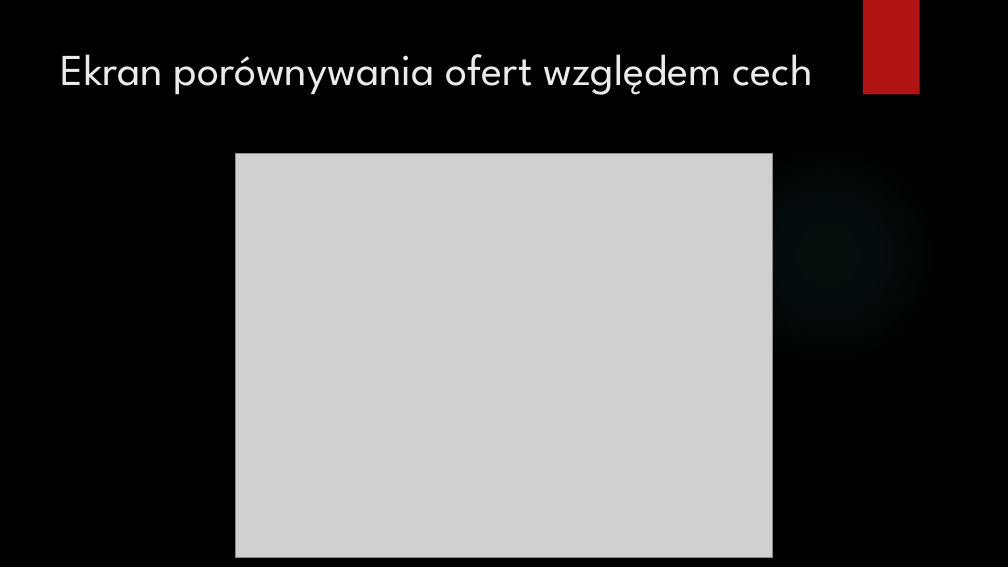
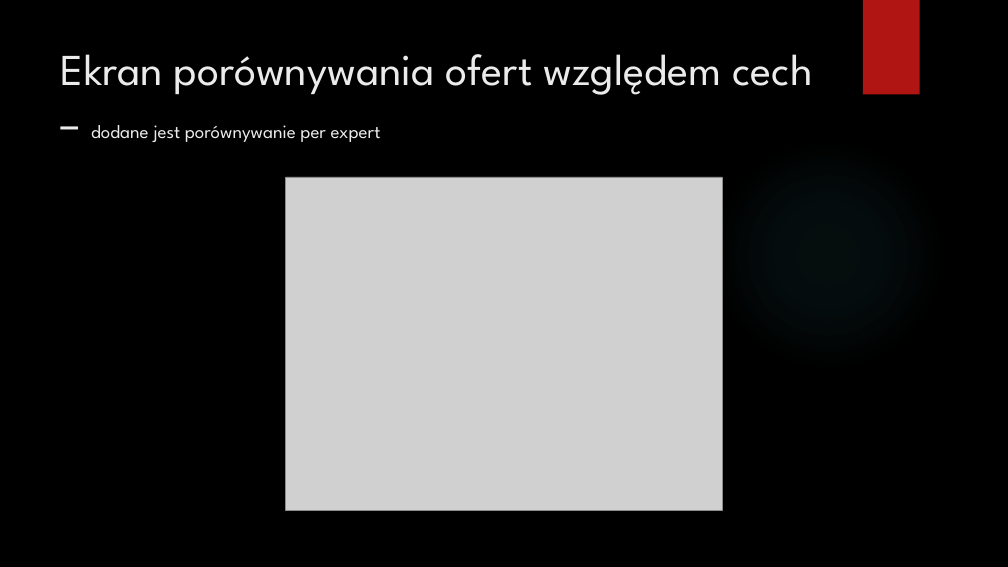
Before and after one commit to piotmag769/JobOffersRankingAHP, a slide deck: slide 3 of JobOffersRankingAHP.pptx (slide 4 before the commit). Drawn at 1008x567 pixels with LibreOffice and Linux fonts; fonts in the diff are those of the drawing; grey boxes stand for pictures; background and template pictures are left out. Boxes give left, top, right and bottom in pixels: in the first picture for what was removed or moved away, otherwise in the second. Text is boxed around its words. In the diff, an @@ line names an element or a change of style, - is before the commit and + after.

```diff
--- a/JobOffersRankingAHP.pptx
+++ b/JobOffersRankingAHP.pptx
@@ title at [61, 54, 813, 142]: text changed @@
-Ekran porównywania ofert względem cech
+Ekran porównywania ofert względem cech – dodane jest porównywanie per expert
@@ picture: place and size @@
-picture at [236, 154, 773, 558]
+picture at [286, 177, 722, 510]
```
Also in this commit, not shown: 3 other slides changed, 2 slides removed, 1 other file.
